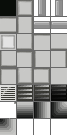
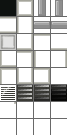
Layer changes from the first 67 × 135 image to the second:
removed layer "wall" over [17, 0, 33, 16]
moved "floor_base" above "Ebene 3", painted on it over [0, 0, 16, 16]
added layer "Ebene 3" above "walls" over [0, 0, 67, 135]
added layer "walls" above "walls_faded" over [0, 0, 67, 104]
removed layer "wall_right" over [51, 51, 67, 67]
removed layer "wall_lower_left" over [0, 51, 16, 67]
removed layer "wall_lower_right" over [17, 34, 33, 50]
removed layer "wall_upper_left" over [0, 68, 16, 84]
removed layer "wall_upper_right" over [17, 51, 33, 67]
removed layer "wall_left" over [34, 51, 50, 67]
removed layer "wall_upper" over [34, 34, 50, 50]
removed layer "wall_lower" over [51, 34, 67, 50]
removed layer "wall_vertical" over [17, 17, 33, 33]
removed layer "wall_horizontal" over [0, 17, 26, 33]
removed layer "Ebene 1" over [0, 0, 67, 135]
painted on "gitter" over [0, 85, 16, 101]
removed layer "wall_fade_horizontal Kopie 2" over [51, 102, 67, 118]
removed layer "wall_fade_vertical Kopie" over [0, 118, 16, 135]
removed layer "wall_fade_vertical" over [34, 102, 50, 118]
removed layer "wall_fade_horizontal" over [17, 102, 33, 118]
removed layer "blank_wall" over [34, 68, 67, 84]
removed layer "wall_>" over [34, 68, 50, 84]
removed layer "wall_u" over [17, 68, 33, 84]
